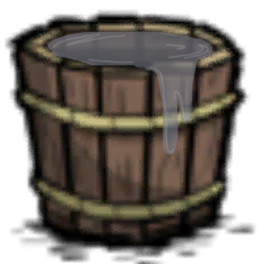
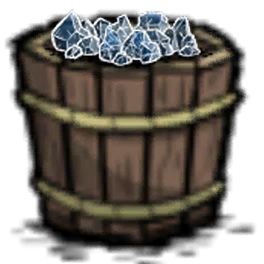
Before/after of a 264 x 264 layered artwork. What changed in the layer stack:
showed group "bucket-4" (3 layers) over [43, 8, 215, 72]
hid "mask-3" over [46, 30, 214, 155]
hid group "mask" (2 layers) over [46, 30, 214, 155]
